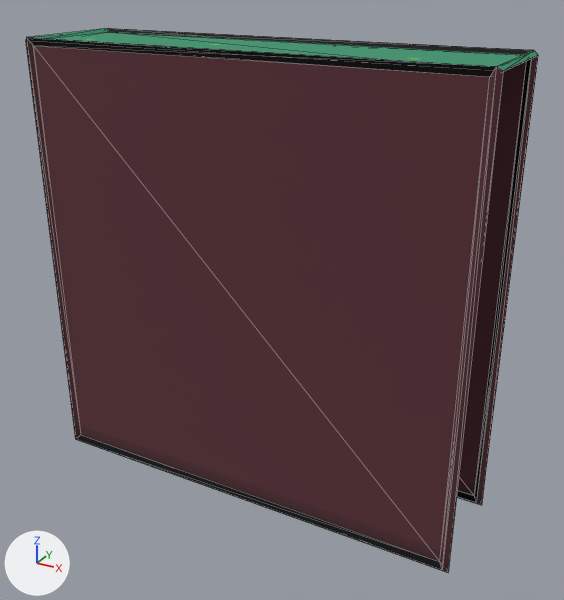
The glTF model Global_Resources/Mapping/3D/Below/Broko_Town/Exterior/Water_1/Models/Pit_Main_Top_Down_Center.glb, before and after one commit.
Both versions are drawn from a 50 mm lens placed at (0.817, -1.775, 1.164), pointed at (0.044, -0.37, 0.461). Every picture has the same lights, and +X, +Y and +Z are marked at lower left. The older version comes first. Mesh edges are drawn as thin lines. Vertices at exactly the same position are counted once.

The first picture shows 'Water_1_Pit_Main_Top_Down_Center'.
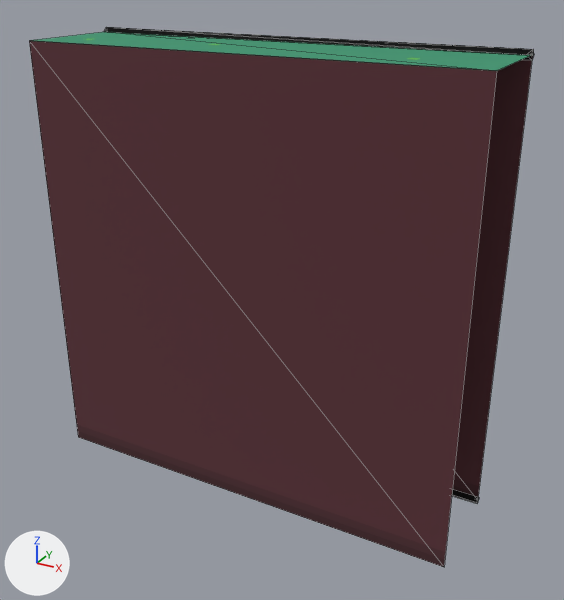
Boxes (x1, y1, x2, y2) around the edits, measured in the pictures (564 x 600 px; the box of a moved part takes in the faces that stretch with it):
```json
{"object": "Water_1_Pit_Main_Top_Down_Center", "change": "reshaped", "before": [26, 28, 538, 572], "after": [29, 32, 533, 567]}
{"object": "Outline", "change": "added", "after": [104, 27, 534, 504]}
{"part": 1, "of": "me_water_1_pit_main_top_down_center", "change": "deleted", "before": [26, 28, 538, 572]}
{"part": 2, "of": "me_water_1_pit_main_top_down_center", "change": "moved or reshaped", "before": [53, 32, 522, 66], "after": [30, 32, 531, 71]}
```

Edits to the scene script, one JSON object a line:
```json
{"block": "me_water_1_pit_main_top_down_center", "where": "# used by ob_water_1_pit_main_top_down_center; location = (0.0, 0.0, 0.0)"}
{"block": "me_water_1_pit_main_top_down_center", "where": "# verts and faces of me_water_1_pit_main_top_down_center; kept vertices keep their numbers, new ones are numbered from 44"}
{"block": "me_water_1_pit_main_top_down_center", "where": "# before: 1 (-0.5, -0.25, 1.0), 3 (0.5, -0.25, 1.0), 4 (-0.5, -0.5, 1.0), 5 (0.5, -0.5, 1.0)"}
{"op": "remove", "block": "me_water_1_pit_main_top_down_center", "code": "me_water_1_pit_main_top_down_center.from_pydata(...)  # 44 vertices, 86 faces; spans x -0.51..0.51, y -0.51..-0.24, z -0.01..1.007"}
{"op": "add", "block": "me_water_1_pit_main_top_down_center", "code": "me_water_1_pit_main_top_down_center.from_pydata(...)  # 10 vertices, 6 faces; spans x -0.5..0.5, y -0.5..-0.25, z 0.0..1.0"}
{"block": "me_water_1_pit_main_top_down_center", "change": "me_water_1_pit_main_top_down_center part 1: the loose piece of 36 vertices spanning x -0.51..0.51, y -0.51..-0.24, z -0.01..1.007 is deleted"}
{"block": "me_water_1_pit_main_top_down_center", "change": "me_water_1_pit_main_top_down_center part 2"}
{"op": "add", "block": "me_water_1_pit_main_top_down_center", "code": "delete_faces([(1, 4, 5), (1, 5, 3)])"}
{"op": "add", "block": "me_water_1_pit_main_top_down_center", "code": "verts[44] = (0.5, -0.5, 1.0)  # pixel (496, 70)"}
{"op": "add", "block": "me_water_1_pit_main_top_down_center", "code": "verts[45] = (-0.5, -0.5, 1.0)  # pixel (29, 40)"}
{"op": "add", "block": "me_water_1_pit_main_top_down_center", "code": "faces += [(1, 45, 44), (1, 44, 3)]  # mat_water_1_pit_top_down_center (picture img_pit_top_down_center)"}
{"op": "remove", "block": "me_water_1_pit_main_top_down_center", "code": "me_water_1_pit_main_top_down_center.materials.append(mat_outline)  # black #000000"}
{"op": "add", "block": "me_water_1_pit_main_top_down_center_001", "code": ["me_water_1_pit_main_top_down_center_001 = bpy.data.meshes.new('Water_1_Pit_Main_Top_Down_Center.001')", "me_water_1_pit_main_top_down_center_001.from_pydata([(-0.5, -0.49, 1.0), (-0.5, -0.51, 1.0), (0.5, -0.49, 1.0), (0.5, -0.51, 1.0), (0.5, -0.49, 0.0), (0.5, -0.51, 0.0), (-0.5, -0.49, 0.0), (-0.5, -0.51, 0.0), (-0.5, -0.5, 0.99), (-0.5, -0.5, 1.01), (-0.5, -0.5, -0.01), (-0.5, -0.5, 0.01), (0.5, -0.5, -0.01), (0.5, -0.5, 0.01), (0.5, -0.5, 1.01), (0.5, -0.5, 0.99), (-0.49, -0.49, 1.0), (0.49, -0.49, 1.0)], [], [(11, 13, 4), (11, 4, 6), (13, 11, 7), (13, 7, 5), (12, 10, 6), (12, 6, 4), (10, 12, 5), (10, 5, 7), (15, 8, 0), (15, 0, 2), (8, 15, 3), (8, 3, 1), (9, 14, 2), (9, 2, 0), (14, 9, 1), (14, 1, 3), (16, 17, 15), (16, 15, 8), (17, 16, 9), (17, 9, 14)])", "me_water_1_pit_main_top_down_center_001.materials.append(mat_outline)  # black #000000"]}
{"op": "add", "block": "ob_outline", "code": ["ob_outline = bpy.data.objects.new('Outline', me_water_1_pit_main_top_down_center_001)", "ob_outline.location = (0.0, -0.75, 0.0)", "ob_outline.rotation_euler = (0.0, -3.142, 0.0)  # degrees (0, -180, 0)", "ob_outline.scale = (-1.0, -1.0, -1.0)"]}
```
